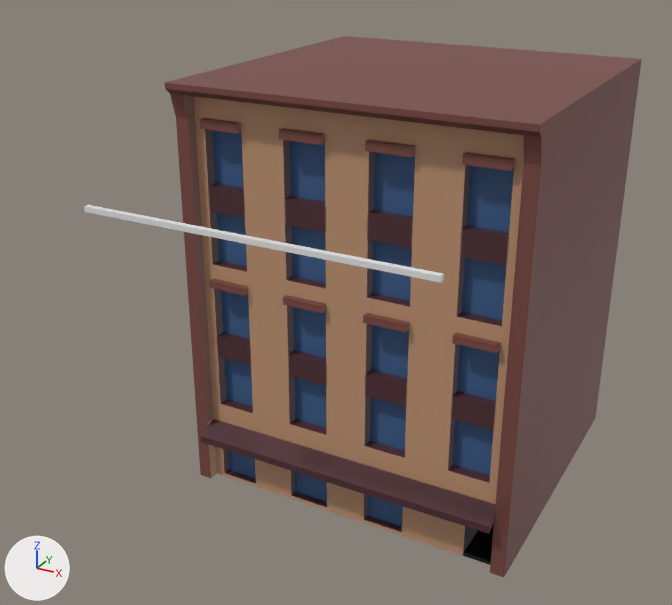
One commit to the Blender file Art/City/Building_01_Textured.blend: the scene before it, then after it.
One viewpoint serves both versions: a 50 mm camera at (13.59, -21.59, 14.75) aimed at (2.76, -1.9, 4.91). Arrows for +X, +Y and +Z are at lower left; the lights stay in place.

The first picture shows 'Banister', 'Cube'.
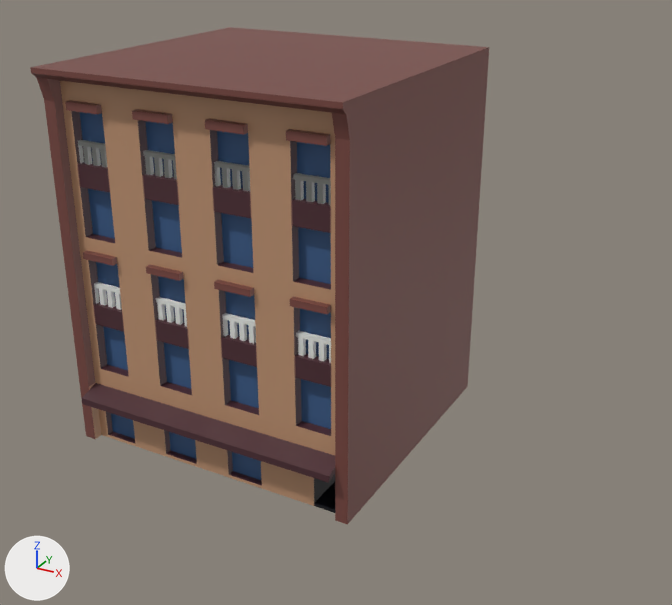
Diff of the bpy script that builds the scene:
```diff
--- a/Art/City/Building_01_Textured.blend.py
+++ b/Art/City/Building_01_Textured.blend.py
@@ img_banistermaterial @@
+img_banistermaterial = load_image('BanisterMaterial', 'BanisterMaterial.png', 2048, 2048, 'sRGB')
@@ img_banistermaterial_001 @@
+img_banistermaterial_001 = load_image('BanisterMaterial.001', 'BanisterMaterial.png', 2048, 2048, 'sRGB')
@@ mat_material @@
+mat_material = principled_material('Material')
+mat_material.texture = img_banistermaterial
@@ mat_material_002 @@
+mat_material_002 = principled_material('Material.002')
+mat_material_002.texture = img_banistermaterial_001
@@ me_cube_004 @@
 # used by ob_banister; location = (-2.09, -5.18, 7.31)
-me_cube_004.from_pydata(...)  # 8 vertices, 6 faces; spans x 2.37..10.25, y -2.89..-2.76, z 1.47..1.58
+me_cube_004.from_pydata(...)  # 328 vertices, 326 faces; spans x 2.37..10.25, y 1.27..1.4, z -3.09..-2.44
+# me_cube_004 part 1: 328 vertices added at x 2.37..10.25, y 1.27..1.4, z -3.09..-2.44
+# me_cube_004 part 2: 8 vertices removed from x 2.37..10.25, y -2.89..-2.76, z 1.47..1.58
+me_cube_004.materials.append(mat_material)  # picture img_banistermaterial
@@ me_cube_006 @@
+me_cube_006.from_pydata(...)  # 328 vertices, 326 faces; spans x 2.37..10.25, y 1.27..1.4, z 0.91..1.57
+me_cube_006.materials.append(mat_material_002)  # picture img_banistermaterial_001
@@ ob_cube @@
 ob_cube = bpy.data.objects.new('Cube', me_cube)
-ob_cube.location = (4.19, 0.0, 0.98)
+ob_cube.location = (0.0, 0.0, 0.98)
@@ ob_banister @@
 ob_banister = bpy.data.objects.new('Banister', me_cube_004)
-ob_banister.location = (-2.09, -5.18, 7.31)
+ob_banister.location = (-6.28, -5.18, 7.31)
@@ ob_banister_002 @@
+ob_banister_002 = bpy.data.objects.new('Banister.002', me_cube_006)
+ob_banister_002.location = (-6.28, -5.18, 7.31)
```

Location of each change, (x1, y1, x2, y2) in pixels of the pictures (672 x 605 px):
'Cube', moved
    before: (165, 36, 642, 577)
    after: (30, 27, 489, 525)
'Banister', reshaped, moved (34% narrower)
    before: (84, 205, 444, 283)
    after: (94, 282, 331, 363)
'Banister.002', added
    after: (78, 140, 331, 206)
part 1 of me_cube_004, added
    after: (94, 282, 331, 363)
part 2 of me_cube_004, deleted
    before: (84, 205, 444, 283)
